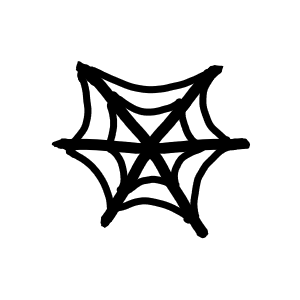
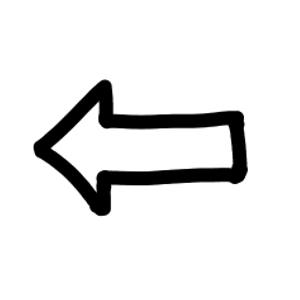
Comparing the layer stacks of the two 300×300 images. Changes:
added layer "dash" above "web" over [33, 64, 251, 239]
hid "web", painted on it over [33, 61, 251, 239]
